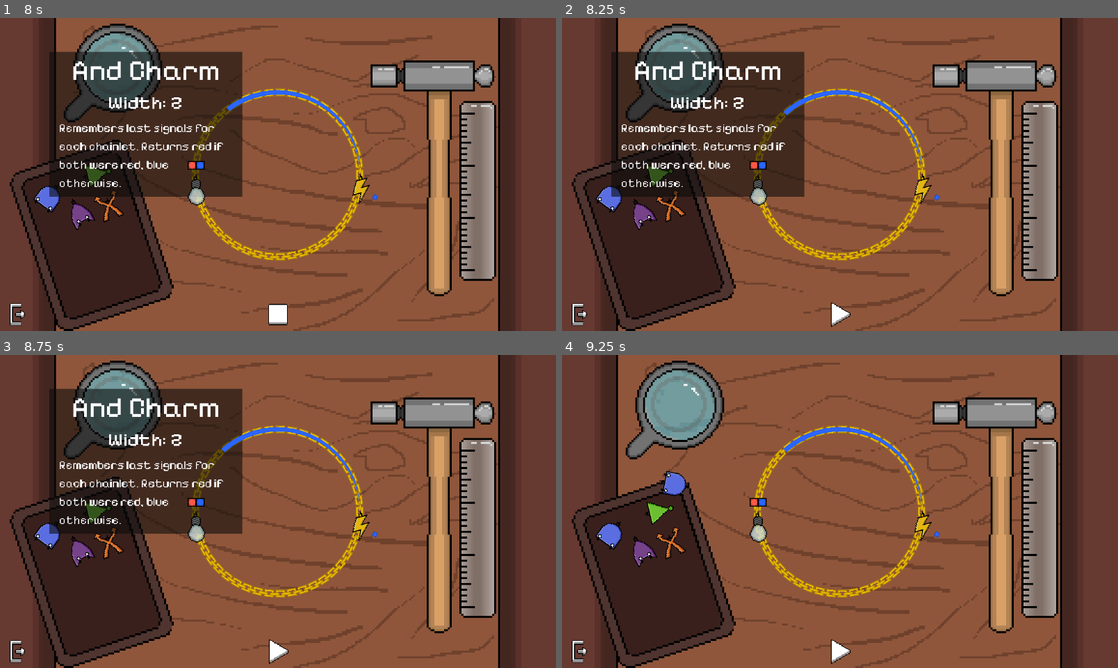
Above: before the commit, frames 1-4 (two rows, left to right).
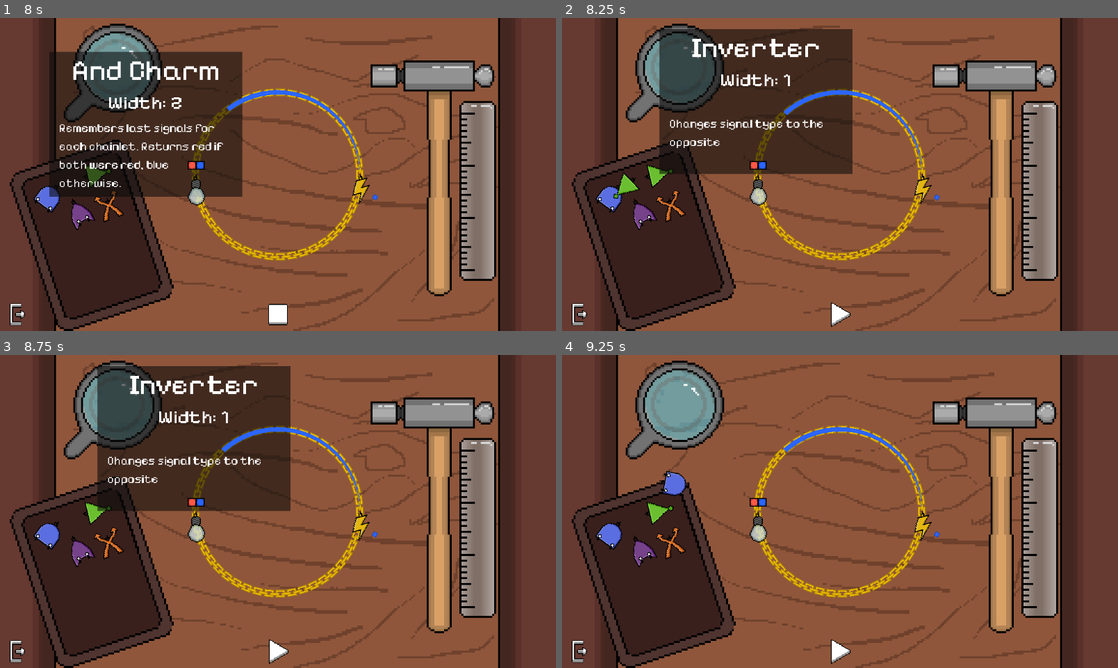
Above: after the commit, the same moments.

Repository: triangle-int/logi-charm
Game: Godot game, scene res://scenes/main_menu.tscn
Same seed, same stepped clock (60 frames per second), same inputs: the game is played once before the commit and once after it.
Inputs (mouse positions are in pixels of both pictures, inside the frame that each line leads up to):
- Up to frame 1 (8 s): click "Select Level" at 0.5 s; click "00" at 1.25 s; click "01" at 2 s; click "01" at 2.75 s; click "01" at 3.5 s; click (278, 315) at 4.25 s; click (278, 315) at 5 s; click (278, 315) at 5.75 s; tap Enter at 6.5 s; drag from (361, 190) to (100, 174) at 6.52 s; drag from (194, 190) to (50, 196) at 7.27 s
- Up to frame 2 (8.25 s): move the mouse to (662, 174) at 8.02 s; hold Space (toggle_simulation) from 8.03 s (still down); click (662, 174) at 8.17 s
- Up to frame 3 (8.75 s): keep holding Space (toggle_simulation)
- Up to frame 4 (9.25 s): release Space (toggle_simulation) at 8.75 s; drag from (612, 533) to (673, 464) at 8.77 s

Frame 1 is identical in both runs. In frame 2, 13% of the frame differs, in the area x 8-53%, y 3-58%; in frame 3, 13%; in frame 4, nothing differs.
Error before the commit: Invalid assignment of property or key 'rotation' with value of type 'float' on a base object of type 'null instance'. (res://scripts/component_pickable.gd:38)

Commit message:
Tooltips in new components

Diff:
--- a/scenes/pickable_components/end_component_pickable_1.tscn
+++ b/scenes/pickable_components/end_component_pickable_1.tscn
@@ -1,8 +1,9 @@
-[gd_scene load_steps=5 format=3 uid="uid://dicrkhr1vho8k"]
+[gd_scene load_steps=6 format=3 uid="uid://dicrkhr1vho8k"]
 
 [ext_resource type="Script" path="res://scripts/component_pickable.gd" id="1_k43go"]
 [ext_resource type="PackedScene" uid="uid://d2o18d7kq0sop" path="res://scenes/components/end_variants/end_component_sandbox_1.tscn" id="2_bdl53"]
 [ext_resource type="Texture2D" uid="uid://dd0yfmfksxq2l" path="res://sprites/gates/end_gate.png" id="3_d8v7h"]
+[ext_resource type="PackedScene" uid="uid://cumt8knq826d0" path="res://scenes/ui/component_tooltip.tscn" id="3_f302e"]
 
 [sub_resource type="RectangleShape2D" id="RectangleShape2D_nalau"]
 size = Vector2(14, 16)
@@ -13,6 +14,10 @@
 component_type = 5
 lerp_speed = 10.0
 snap_threshold = 75.0
+
+[node name="ComponentTooltip" parent="." instance=ExtResource("3_f302e")]
+header = "Light Blob"
+width = 1
 
 [node name="Sprite2D" type="Sprite2D" parent="."]
 texture_filter = 1
--- a/scenes/pickable_components/end_component_pickable_2.tscn
+++ b/scenes/pickable_components/end_component_pickable_2.tscn
@@ -1,8 +1,9 @@
-[gd_scene load_steps=5 format=3 uid="uid://cjfd6m2n1145f"]
+[gd_scene load_steps=6 format=3 uid="uid://cjfd6m2n1145f"]
 
 [ext_resource type="Script" path="res://scripts/component_pickable.gd" id="1_h5wfm"]
 [ext_resource type="PackedScene" uid="uid://dhfgdc0p174ud" path="res://scenes/components/end_variants/end_component_sandbox_2.tscn" id="2_ybq38"]
 [ext_resource type="Texture2D" uid="uid://dd0yfmfksxq2l" path="res://sprites/gates/end_gate.png" id="3_alfeo"]
+[ext_resource type="PackedScene" uid="uid://cumt8knq826d0" path="res://scenes/ui/component_tooltip.tscn" id="3_cfir6"]
 
 [sub_resource type="RectangleShape2D" id="RectangleShape2D_nalau"]
 size = Vector2(14, 16)
@@ -13,6 +14,10 @@
 component_type = 5
 lerp_speed = 10.0
 snap_threshold = 75.0
+
+[node name="ComponentTooltip" parent="." instance=ExtResource("3_cfir6")]
+header = "Light Blob"
+width = 2
 
 [node name="Sprite2D" type="Sprite2D" parent="."]
 texture_filter = 1
--- a/scenes/pickable_components/end_component_pickable_3.tscn
+++ b/scenes/pickable_components/end_component_pickable_3.tscn
@@ -1,7 +1,8 @@
-[gd_scene load_steps=5 format=3 uid="uid://dyw7qsltkyp38"]
+[gd_scene load_steps=6 format=3 uid="uid://dyw7qsltkyp38"]
 
 [ext_resource type="Script" path="res://scripts/component_pickable.gd" id="1_kvqpe"]
 [ext_resource type="PackedScene" uid="uid://dr00vkdad0y74" path="res://scenes/components/end_variants/end_component_sandbox_3.tscn" id="2_mm8nv"]
+[ext_resource type="PackedScene" uid="uid://cumt8knq826d0" path="res://scenes/ui/component_tooltip.tscn" id="3_2snfp"]
 [ext_resource type="Texture2D" uid="uid://dd0yfmfksxq2l" path="res://sprites/gates/end_gate.png" id="3_pl738"]
 
 [sub_resource type="RectangleShape2D" id="RectangleShape2D_nalau"]
@@ -13,6 +14,10 @@
 component_type = 5
 lerp_speed = 10.0
 snap_threshold = 75.0
+
+[node name="ComponentTooltip" parent="." instance=ExtResource("3_2snfp")]
+header = "Light Blob"
+width = 3
 
 [node name="Sprite2D" type="Sprite2D" parent="."]
 texture_filter = 1
--- a/scenes/pickable_components/init_component_pickable_high.tscn
+++ b/scenes/pickable_components/init_component_pickable_high.tscn
@@ -1,8 +1,9 @@
-[gd_scene load_steps=5 format=3 uid="uid://dtr4hn8dpc36s"]
+[gd_scene load_steps=6 format=3 uid="uid://dtr4hn8dpc36s"]
 
 [ext_resource type="Script" path="res://scripts/component_pickable.gd" id="1_rpcns"]
 [ext_resource type="PackedScene" uid="uid://con0f6i3pr3l" path="res://scenes/components/init_variants/init_component_high.tscn" id="2_xxcvb"]
 [ext_resource type="Texture2D" uid="uid://it8m201ieb2f" path="res://sprites/gates/init_gate.png" id="3_44877"]
+[ext_resource type="PackedScene" uid="uid://cumt8knq826d0" path="res://scenes/ui/component_tooltip.tscn" id="3_et57v"]
 
 [sub_resource type="RectangleShape2D" id="RectangleShape2D_nalau"]
 size = Vector2(16, 16)
@@ -13,6 +14,10 @@
 component_type = 4
 lerp_speed = 10.0
 snap_threshold = 75.0
+
+[node name="ComponentTooltip" parent="." instance=ExtResource("3_et57v")]
+header = "Electro Charm"
+width = 1
 
 [node name="Sprite2D" type="Sprite2D" parent="."]
 texture_filter = 1
--- a/scenes/pickable_components/init_component_pickable_low.tscn
+++ b/scenes/pickable_components/init_component_pickable_low.tscn
@@ -1,7 +1,8 @@
-[gd_scene load_steps=5 format=3 uid="uid://crq8ap1ntx78x"]
+[gd_scene load_steps=6 format=3 uid="uid://crq8ap1ntx78x"]
 
 [ext_resource type="Script" path="res://scripts/component_pickable.gd" id="1_gb06y"]
 [ext_resource type="PackedScene" uid="uid://c85frjmqc0veu" path="res://scenes/components/init_variants/init_component_low.tscn" id="2_0u62b"]
+[ext_resource type="PackedScene" uid="uid://cumt8knq826d0" path="res://scenes/ui/component_tooltip.tscn" id="3_6al5a"]
 [ext_resource type="Texture2D" uid="uid://it8m201ieb2f" path="res://sprites/gates/init_gate.png" id="3_x2lqv"]
 
 [sub_resource type="RectangleShape2D" id="RectangleShape2D_nalau"]
@@ -13,6 +14,10 @@
 component_type = 4
 lerp_speed = 10.0
 snap_threshold = 75.0
+
+[node name="ComponentTooltip" parent="." instance=ExtResource("3_6al5a")]
+header = "Electro Charm"
+width = 1
 
 [node name="Sprite2D" type="Sprite2D" parent="."]
 texture_filter = 1
--- a/scenes/ui/component_tooltip.tscn
+++ b/scenes/ui/component_tooltip.tscn
@@ -31,6 +31,7 @@
 grow_horizontal = 2
 grow_vertical = 0
 scale = Vector2(0.5, 0.5)
+mouse_filter = 2
 color = Color(0.0470588, 0.0470588, 0.0470588, 0.588235)
 
 [node name="Header" type="Label" parent="Background"]
